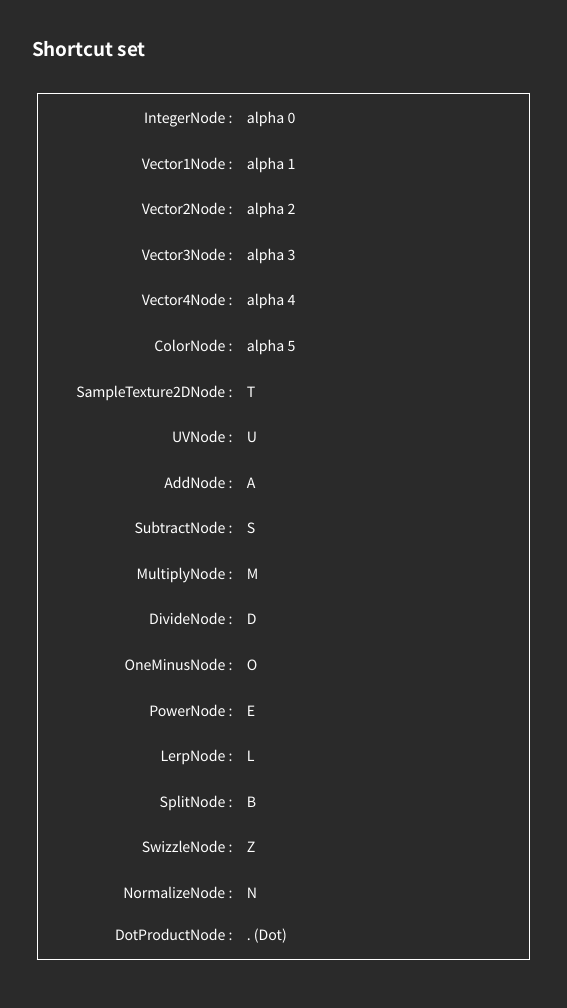
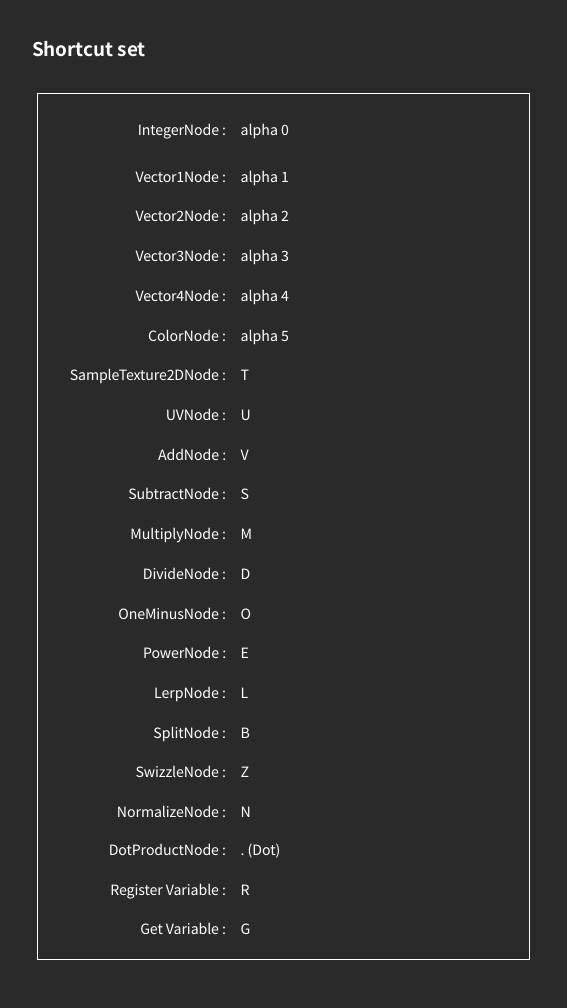
Before and after one commit to NK-Studio/ShaderGraphHotKey, a slide deck: slide 3 of Document EN.pptx. Drawn at 567x1008 pixels with LibreOffice and Linux fonts; fonts in the diff are those of the drawing. Boxes give left, top, right and bottom in pixels: in the first picture for what was removed or moved away, otherwise in the second. Text is boxed around its words. In the diff, an @@ line names an element or a change of style, - is before the commit and + after.

```diff
--- a/Document EN.pptx
+++ b/Document EN.pptx
@@ table at bbox=[57, 109, 303, 943] @@
-row 9, column 2: A
+row 9, column 2: V
+row 20: Register Variable : | R
+row 21: Get Variable : | G
@@ table: place and size @@
-table at bbox=[57, 106, 307, 947]
+table at bbox=[57, 109, 303, 943]
```
Also in this commit, not shown: 3 other slides changed, 4 slides added, 2 other files.
